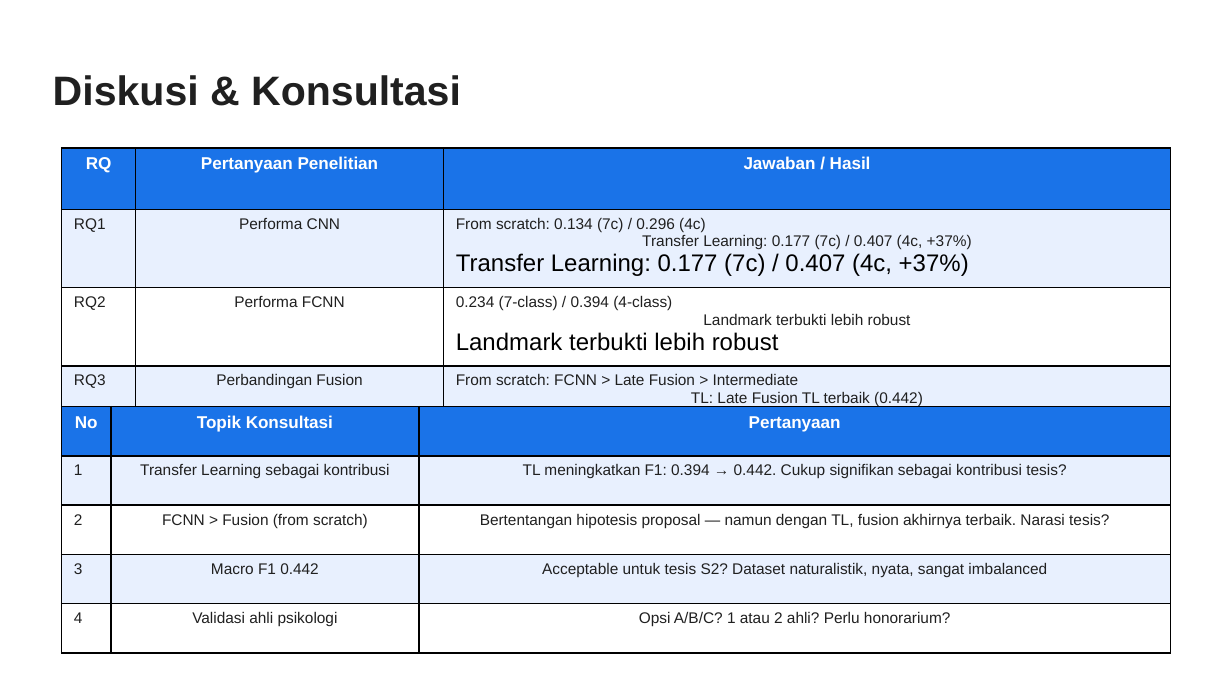
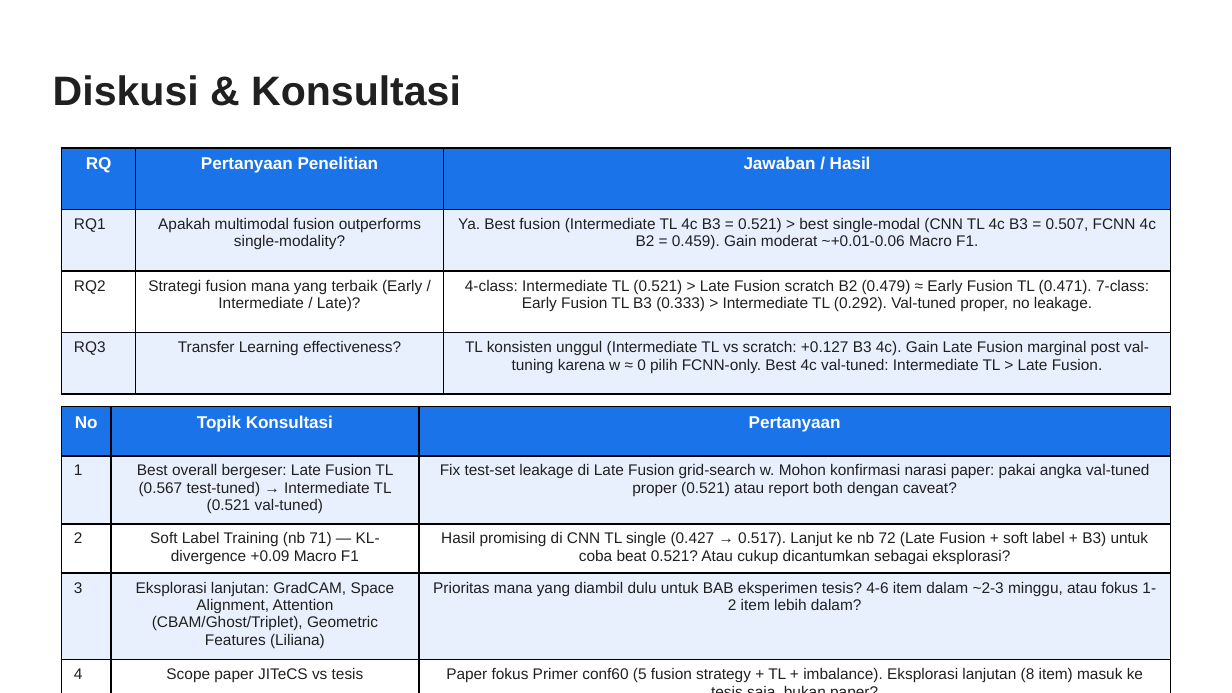
Before and after one commit to taufikhdyt01/MultimodalEmoLearn-CNN-LSTM, a slide deck: slide 129 of docs/PPT Bimbingan.pptx (slide 128 before the commit). Drawn at 1232x693 pixels with LibreOffice and Linux fonts; fonts in the diff are those of the drawing. Boxes give left, top, right and bottom in pixels: in the first picture for what was removed or moved away, otherwise in the second. Text is boxed around its words. In the diff, an @@ line names an element or a change of style, - is before the commit and + after.

```diff
--- a/docs/PPT Bimbingan.pptx
+++ b/docs/PPT Bimbingan.pptx
@@ table at (62,148,1170,394) @@
-row 2, column 2: Performa CNN
+row 2, column 2: Apakah multimodal fusion outperforms single-modality?
-row 2, column 3: From scratch: 0.134 (7c) / 0.296 (4c) Transfer Learning: 0.177 (7c) / 0.407 (4c, +37%) / Transfer Learning: 0.177 (7c) / 0.407 (4c, +37%)
+row 2, column 3: Ya. Best fusion (Intermediate TL 4c B3 = 0.521) > best single-modal (CNN TL 4c B3 = 0.507, FCNN 4c B2 = 0.459). Gain moderat ~+0.01-0.06 Macro F1.
-row 3, column 2: Performa FCNN
+row 3, column 2: Strategi fusion mana yang terbaik (Early / Intermediate / Late)?
-row 3, column 3: 0.234 (7-class) / 0.394 (4-class) Landmark terbukti lebih robust / Landmark terbukti lebih robust
+row 3, column 3: 4-class: Intermediate TL (0.521) > Late Fusion scratch B2 (0.479) ≈ Early Fusion TL (0.471). 7-class: Early Fusion TL B3 (0.333) > Intermediate TL (0.292). Val-tuned proper, no leakage.
-row 4, column 2: Perbandingan Fusion
+row 4, column 2: Transfer Learning effectiveness?
-row 4, column 3: From scratch: FCNN > Late Fusion > Intermediate TL: Late Fusion TL terbaik (0.442) / TL: Late Fusion TL terbaik (0.442)
+row 4, column 3: TL konsisten unggul (Intermediate TL vs scratch: +0.127 B3 4c). Gain Late Fusion marginal post val-tuning karena w ≈ 0 pilih FCNN-only. Best 4c val-tuned: Intermediate TL > Late Fusion.
@@ table at (62,407,1170,687) @@
-row 2, column 2: Transfer Learning sebagai kontribusi
+row 2, column 2: Best overall bergeser: Late Fusion TL (0.567 test-tuned) → Intermediate TL (0.521 val-tuned)
-row 2, column 3: TL meningkatkan F1: 0.394 → 0.442. Cukup signifikan sebagai kontribusi tesis?
+row 2, column 3: Fix test-set leakage di Late Fusion grid-search w. Mohon konfirmasi narasi paper: pakai angka val-tuned proper (0.521) atau report both dengan caveat?
-row 3, column 2: FCNN > Fusion (from scratch)
+row 3, column 2: Soft Label Training (nb 71) — KL-divergence +0.09 Macro F1
-row 3, column 3: Bertentangan hipotesis proposal — namun dengan TL, fusion akhirnya terbaik. Narasi tesis?
+row 3, column 3: Hasil promising di CNN TL single (0.427 → 0.517). Lanjut ke nb 72 (Late Fusion + soft label + B3) untuk coba beat 0.521? Atau cukup dicantumkan sebagai eksplorasi?
-row 4, column 2: Macro F1 0.442
+row 4, column 2: Eksplorasi lanjutan: GradCAM, Space Alignment, Attention (CBAM/Ghost/Triplet), Geometric Features (Liliana)
-row 4, column 3: Acceptable untuk tesis S2? Dataset naturalistik, nyata, sangat imbalanced
+row 4, column 3: Prioritas mana yang diambil dulu untuk BAB eksperimen tesis? 4-6 item dalam ~2-3 minggu, atau fokus 1-2 item lebih dalam?
-row 5, column 2: Validasi ahli psikologi
+row 5, column 2: Scope paper JITeCS vs tesis
-row 5, column 3: Opsi A/B/C? 1 atau 2 ahli? Perlu honorarium?
+row 5, column 3: Paper fokus Primer conf60 (5 fusion strategy + TL + imbalance). Eksplorasi lanjutan (8 item) masuk ke tesis saja, bukan paper?
```
Also in this commit, not shown: 1 other slide changed, 1 slide added, 1 other file.
